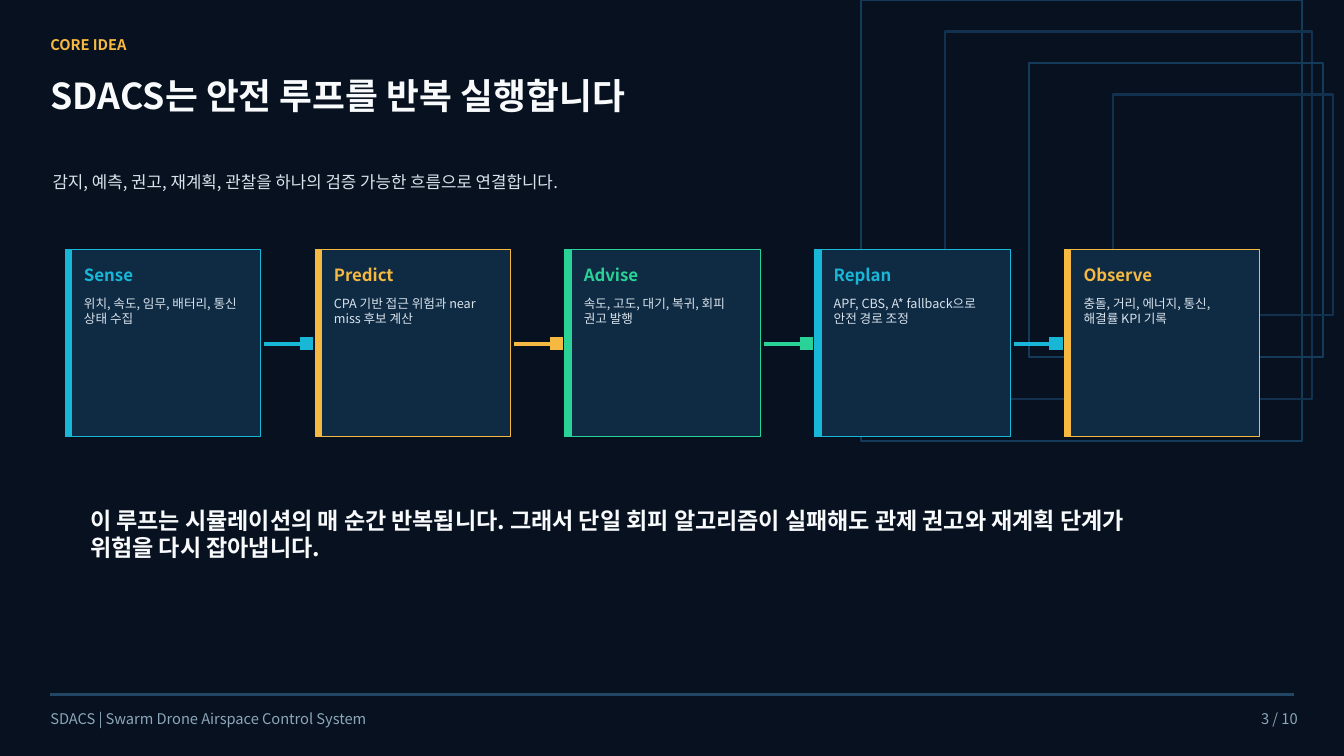
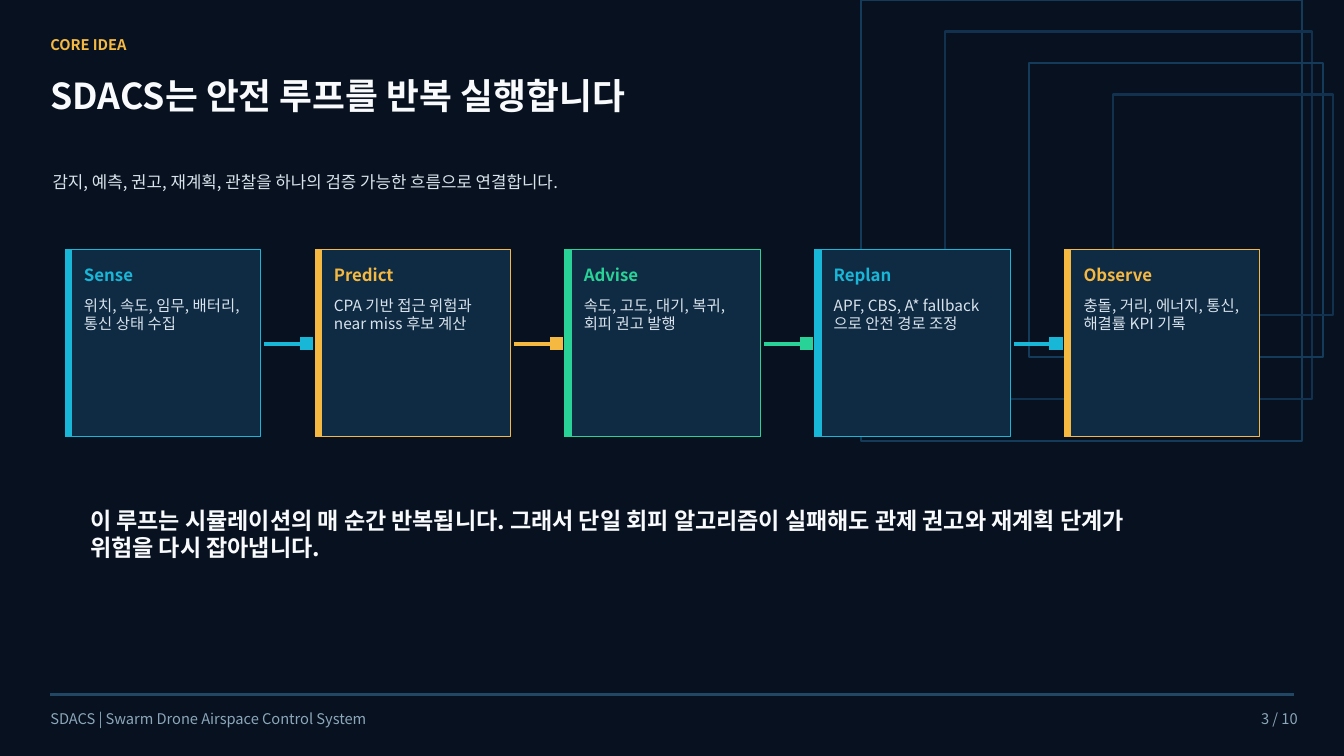
Before and after one commit to sun475300-sudo/swarm-drone-atc, a slide deck: slide 3 of docs/presentation/SDACS_Public_Project_Overview_2026.pptx. Drawn at 1344x756 pixels with LibreOffice and Linux fonts; fonts in the diff are those of the drawing. Boxes give left, top, right and bottom in pixels: in the first picture for what was removed or moved away, otherwise in the second. Text is boxed around its words. In the diff, an @@ line names an element or a change of style, - is before the commit and + after.

Commit message:
docs(pptx): 공개 발표자료 슬라이드3 카드 소형 폰트 9→11pt 가독성 개선 (내용·폰트 불변, 여유공간 검증)

```diff
--- a/docs/presentation/SDACS_Public_Project_Overview_2026.pptx
+++ b/docs/presentation/SDACS_Public_Project_Overview_2026.pptx
@@ size 9 to 11 pt in 5 elements at box(84, 298, 240, 330), box(334, 298, 472, 330), box(584, 298, 725, 330), box(834, 299, 957, 330), box(1084, 298, 1239, 330) @@
```
